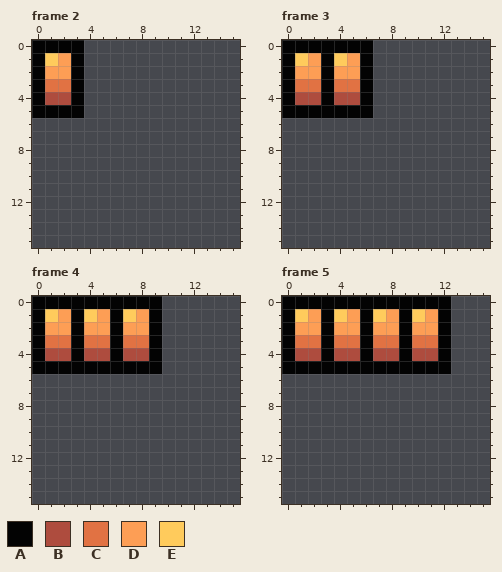
Pixel-art file -- graphics/enemy_hp_bar.aseprite. The picture above was drawn from the file before the commit.
16x16 pixels, 6 frames. Shown: frame 2, frame 3, frame 4, frame 5. The commit also changed other frames, which this record leaves out.
Palette (. is transparent): A #030303  B #ae4c3e  C #e17243  D #fd9e55  E #ffcb5c
Once edited:
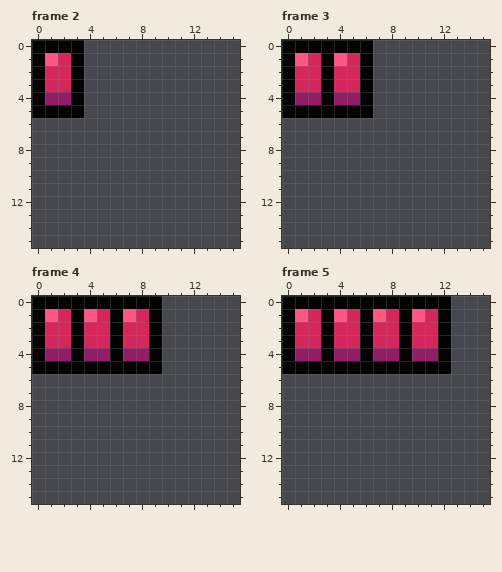
The edit:
Colour B changes from #ae4c3e to #901e66.
Colour D changes from #fd9e55 to #d6275c.
Colour E changes from #ffcb5c to #ff5784.
Frame 2, layer "Layer 1":
Colour C gives way to colour D in row 3 at x 1 to 2.
Frame 3, layer "Layer 1":
Colour C gives way to colour D in row 3 at x 1 to 2 and 4 to 5.
Frame 4, layer "Layer 1":
Colour C gives way to colour D in row 3 at x 1 to 2, 4 to 5 and 7 to 8.
Frame 5, layer "Layer 1":
Colour C gives way to colour D in row 3 at x 1 to 2, 4 to 5, 7 to 8 and 10 to 11.
